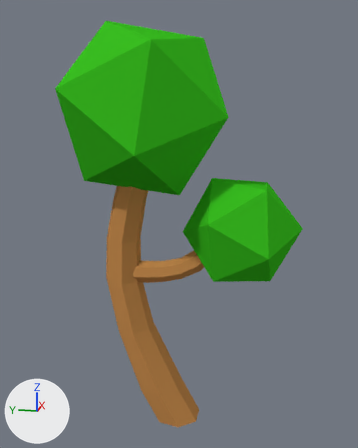
Two versions of the Blender file Assets/Models/Tree.blend, one commit apart.
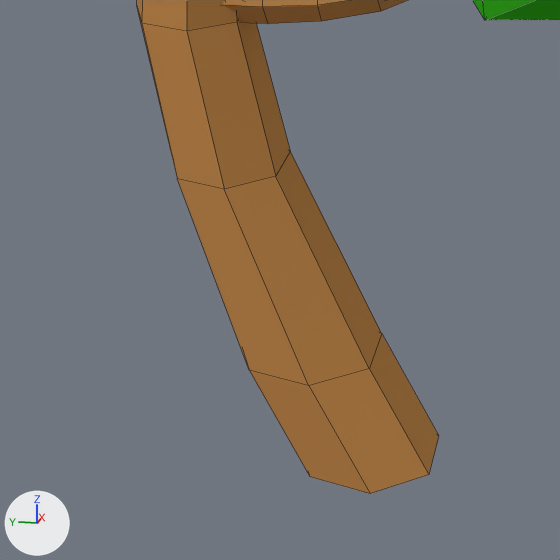
Each version appears first whole from a 50 mm lens placed at (-5.67, -1.39, 3.55), pointed at (0.04, -0.25, 2.12), and next in a close-up on the part from 18% to 66% of the width and 61% to 100% of the height. Arrows for +X, +Y and +Z are at lower left; the lights stay in place. The close-ups show mesh edges as thin lines.
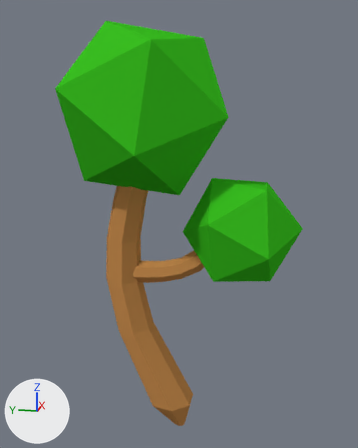
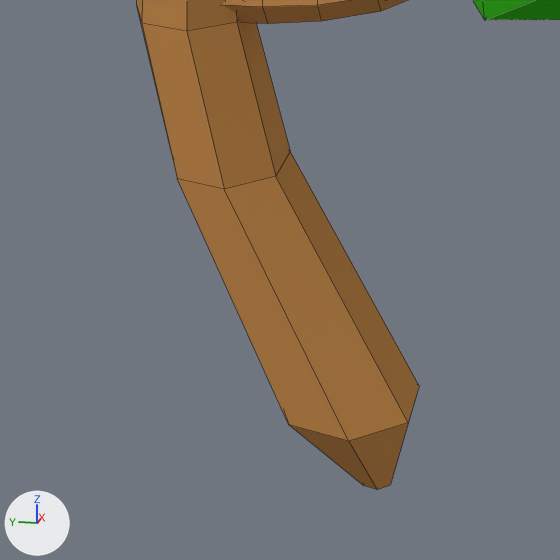
Boxes [x1, y1, x2, y2] around the edits, measured in the close-ups (560 x 560 px; the box of a moved part takes in the faces that stretch with it):
'Cylinder', reshaped
    before: [137, 0, 560, 494]
    after: [137, 0, 560, 490]
part 1 of me_cylinder, moved or reshaped
    before: [178, 162, 439, 494]
    after: [178, 162, 419, 490]

Diff of the bpy script that builds the scene:
```diff
--- a/Assets/Models/Tree.blend.py
+++ b/Assets/Models/Tree.blend.py
@@ me_cylinder @@
 me_cylinder.from_pydata(...)  # 115 vertices, 121 faces; spans x -0.96..0.96, y -1.7..1.17, z -0.44..4.43
 # used by ob_cylinder; location = (0.0, 0.0, 0.0)
 # verts and faces of me_cylinder; kept vertices keep their numbers, new ones are numbered from 115
 # before: 0 (0.0, 0.3, 0.0), 2 (0.23, 0.19, 0.0), 4 (0.29, -0.07, 0.0), 6 (0.13, -0.27, 0.0) at pixel (381, 333), 8 (-0.13, -0.27, 0.0) at pixel (369, 368)
 # before: 10 (-0.29, -0.07, 0.0) at pixel (308, 385), 12 (-0.23, 0.19, 0.0) at pixel (249, 370), 108 (0.0, 0.06, -0.44), 109 (0.23, -0.05, -0.44), 110 (0.29, -0.31, -0.44)
 # before: 111 (0.13, -0.51, -0.44) at pixel (438, 435), 112 (-0.13, -0.51, -0.44) at pixel (428, 474), 113 (-0.29, -0.31, -0.44) at pixel (370, 493), 114 (-0.23, -0.05, -0.44) at pixel (309, 476)
+# me_cylinder part 1
+for i in [0, 2, 6, 8, 12]: verts[i] += (0.0, -0.16, -0.22)
+verts[4] = (0.29, -0.22, -0.22)  # moved
+verts[10] = (-0.29, -0.22, -0.22)  # moved, pixel (348, 441)
+verts[108] = (0.0, -0.21, -0.58)  # moved
+verts[109] = (0.05, -0.23, -0.58)  # moved
+verts[110] = (0.07, -0.29, -0.58)  # moved
+verts[111] = (0.03, -0.34, -0.58)  # moved, pixel (392, 476)
+verts[112] = (-0.03, -0.34, -0.58)  # moved, pixel (390, 485)
+verts[113] = (-0.07, -0.29, -0.58)  # moved, pixel (377, 489)
+verts[114] = (-0.05, -0.23, -0.58)  # moved, pixel (363, 485)
 me_cylinder.materials.append(mat_treebark)
```
